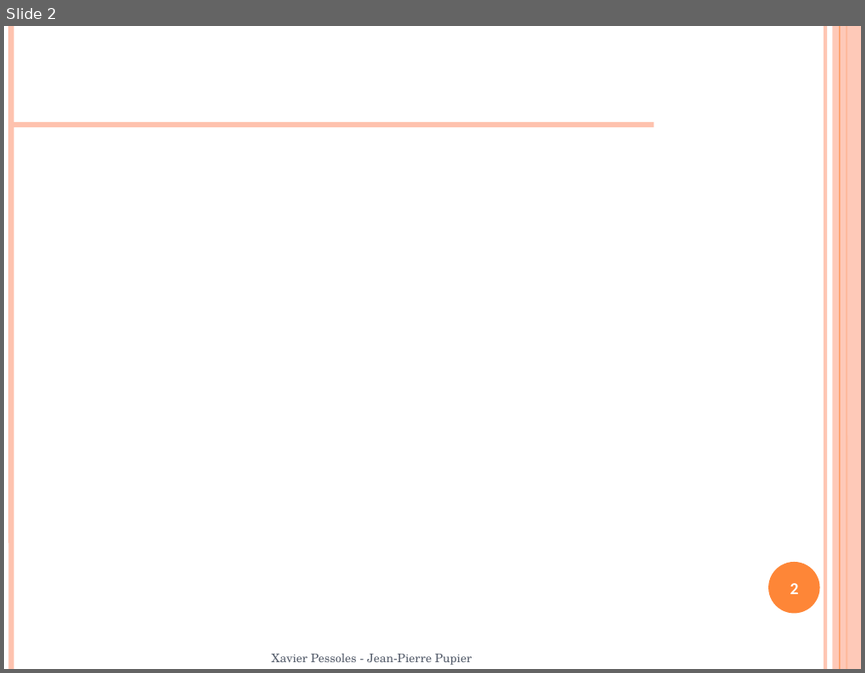
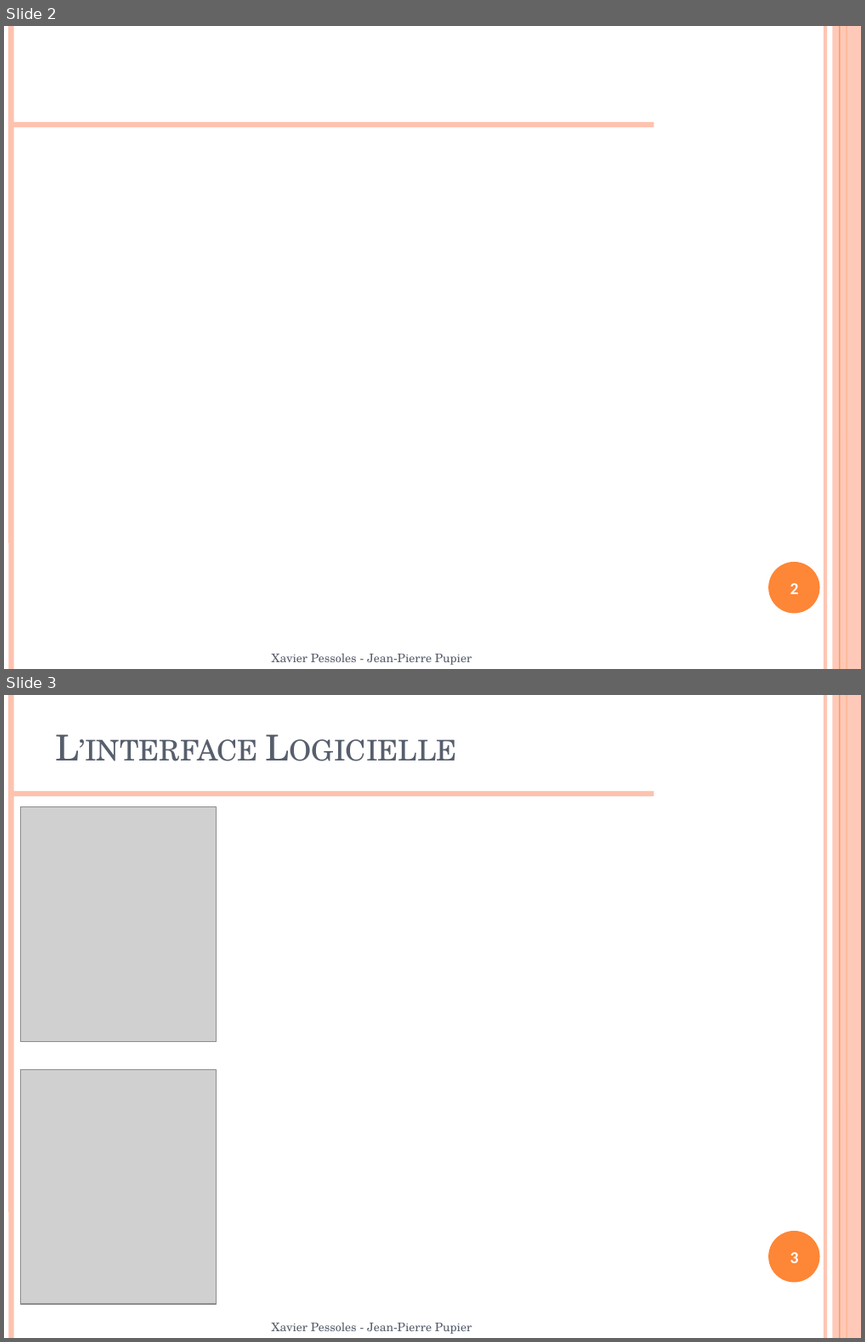
Before and after one commit to xpessoles/TP_Documents, a slide deck: Arduino/Documentation_Arduino.pptx. Shown one above the other, each under a label of ours: slide 2 before the commit, slides 2 and 3 after it. The pictures are 865x673 and 865x1342 pixels, drawn with LibreOffice and Linux fonts; fonts in the diff are those of the drawing; grey boxes stand for pictures; background and template pictures are left out. Boxes give left, top, right and bottom in pixels: in the first picture for what was removed or moved away, otherwise in the second. Text is boxed around its words. In the diff, an @@ line names an element or a change of style, - is before the commit and + after.

```diff
--- a/Arduino/Documentation_Arduino.pptx
+++ b/Arduino/Documentation_Arduino.pptx
@@ slide 3 added at (4,695,861,1338), background #FFFFFF; not listed: 7 template elements that a slide beside it also shows @@
@@ title added at (55,734,257,761), 30 pt, text #575F6D, small capitals @@
+L’interface Logicielle
@@ picture added at (21,807,216,1041) @@
@@ picture added at (21,1069,216,1304) @@
@@ page number added at (790,1252,799,1263), 14 pt, text #FFFFFF, bold @@
+3
@@ text added at (272,1321,472,1333), 10 pt, text #575F6D @@
+Xavier Pessoles - Jean-Pierre Pupier
```
Also in this commit, not shown: 3 other slides added, 9 other files.
